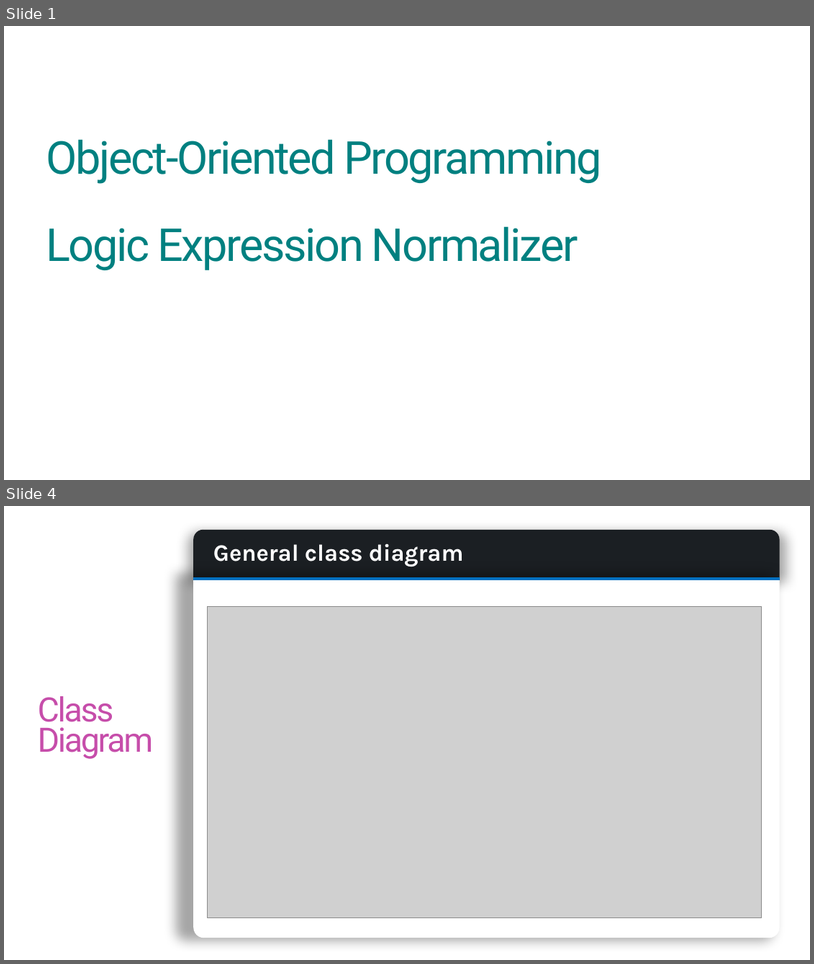
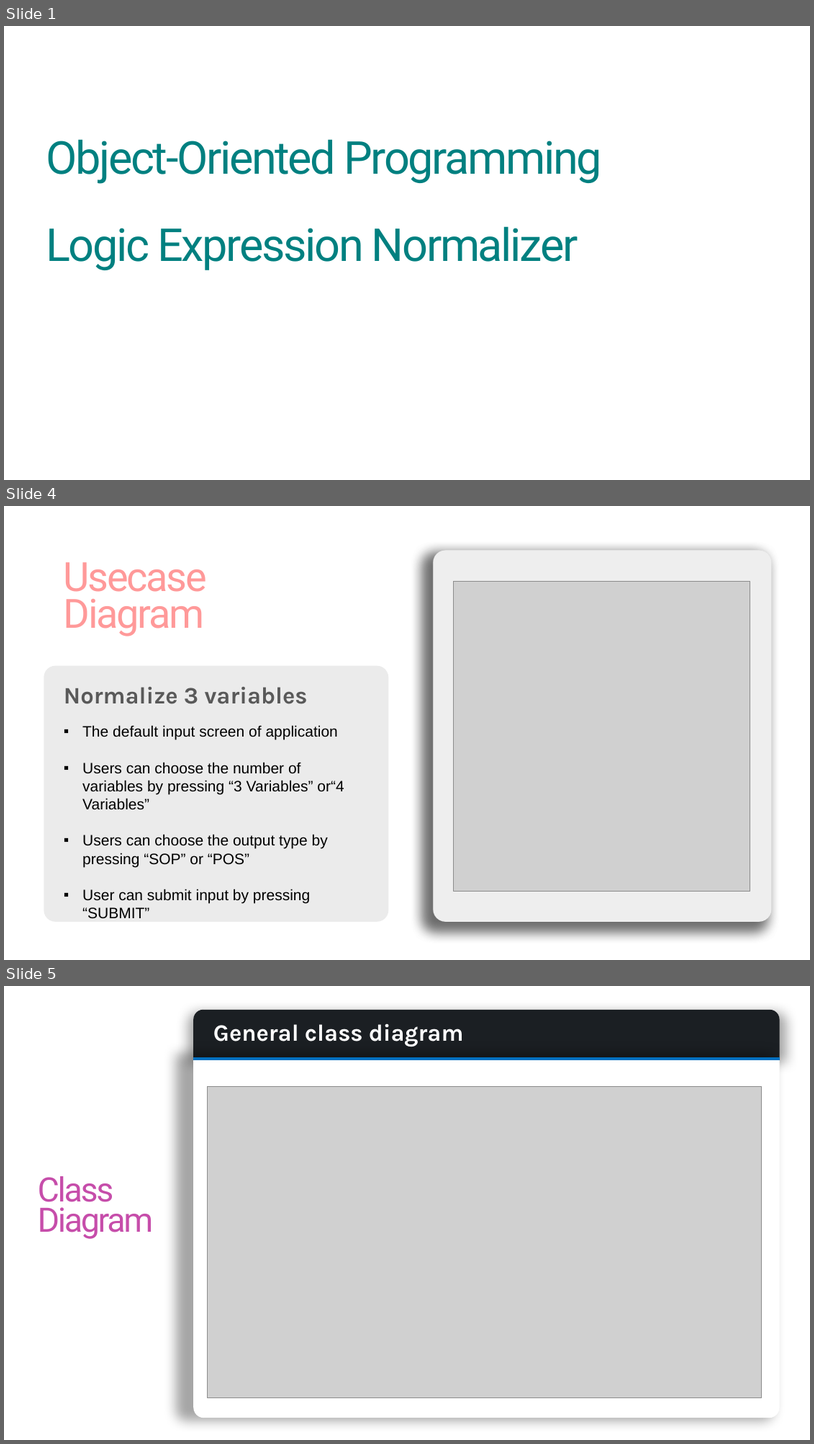
Before and after one commit to jazzDung/OOP.DSAI.20202.6, a slide deck: presentation.pptx. Shown one above the other, each under a label of ours: slides 1 and 4 before the commit, slides 1, 4 and 5 after it; the slides between them are not shown. The pictures are 814x964 and 814x1444 pixels, drawn with LibreOffice and Linux fonts; fonts in the diff are those of the drawing; grey boxes stand for pictures. Boxes give left, top, right and bottom in pixels: in the first picture for what was removed or moved away, otherwise in the second. Text is boxed around its words. In the diff, an @@ line names an element or a change of style, - is before the commit and + after.

```diff
--- a/presentation.pptx
+++ b/presentation.pptx
@@ slide 4 added at (4,506,810,960), background #FFFFFF @@
@@ text added at (64,562,207,636), 48 pt, text gradient #FF9999 to #ED4E50 @@
+Usecase Diagram
@@ rounded rectangle added at (433,550,772,921), fill #F4F4F4 @@
@@ rounded rectangle added at (434,550,772,921), fill #EEEEEE, 18 pt, text #FFFFFF @@
+`
@@ picture added at (458,569,751,921) @@
@@ picture added at (453,581,751,890) @@
@@ rounded rectangle added at (44,666,388,921), fill #D9D9D9 at 50% opacity @@
@@ text added at (64,687,308,704), 28 pt, text #595959, bold @@
+Normalize 3 variables
@@ text added at (82,762,344,919), 18 pt, text #000000 @@
+▪ The default input screen of application
+▪ Users can choose the number of variables by pressing “3 Variables” or“4 Variables”
+▪ Users can choose the output type by pressing “SOP” or “POS”
+▪ User can submit input by pressing “SUBMIT”
@@ what was slide 4 is now slide 5 @@
```
Also in this commit, not shown: 4 slides changed, 4 other slides added, 2 slides removed, 9 other files.
